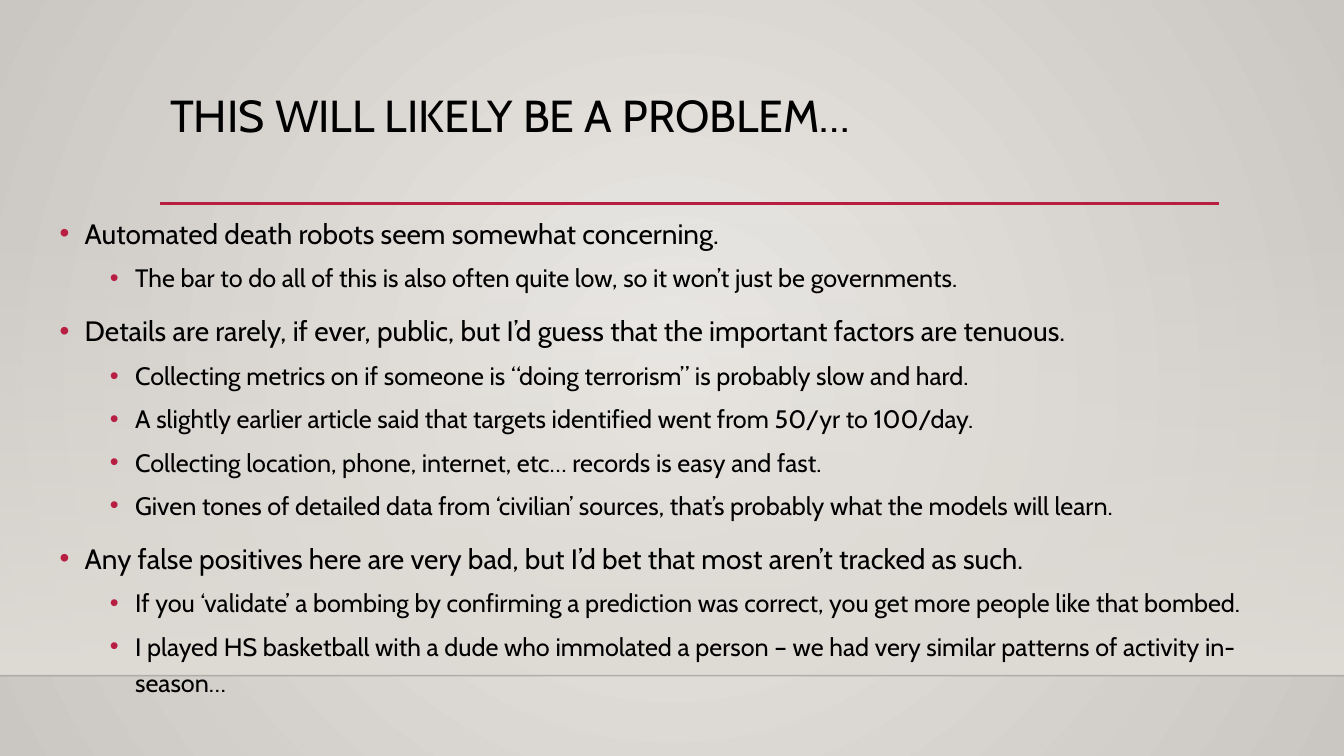
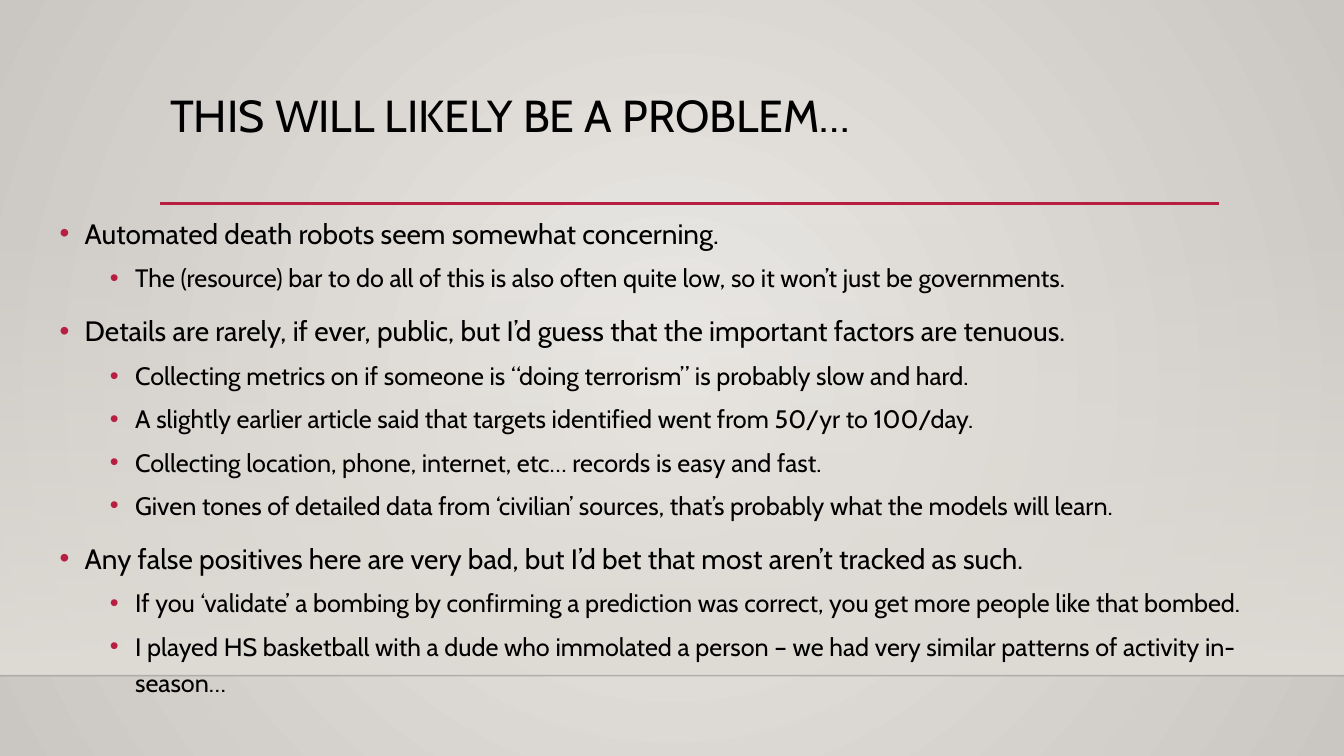
Before and after one commit to AkeemSemperDataScience/Intro_to_Machine_Learning_Students, a slide deck: slide 6 of reference_content/Slides/transfer_learn.pptx. Drawn at 1344x756 pixels with LibreOffice and Linux fonts; fonts in the diff are those of the drawing; background and template pictures are left out. Boxes give left, top, right and bottom in pixels: in the first picture for what was removed or moved away, otherwise in the second. Text is boxed around its words. In the diff, an @@ line names an element or a change of style, - is before the commit and + after.

```diff
--- a/reference_content/Slides/transfer_learn.pptx
+++ b/reference_content/Slides/transfer_learn.pptx
@@ text at bbox=[135, 268, 1065, 294]: text changed @@
-  • The bar to do all of this is also often quite low, so it won’t just be governments.
+  • The (resource) bar to do all of this is also often quite low, so it won’t just be governments.
```
Also in this commit, not shown: 1 other slide changed, 58 other files.
